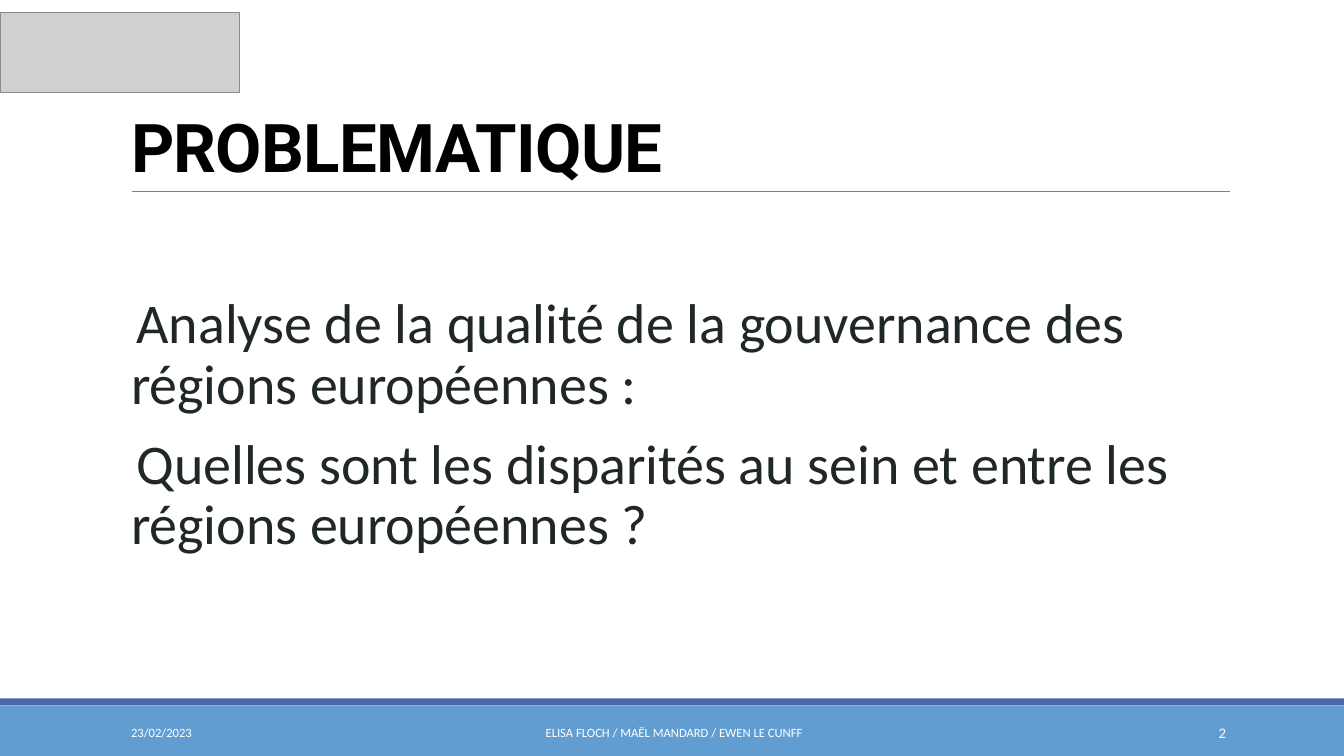
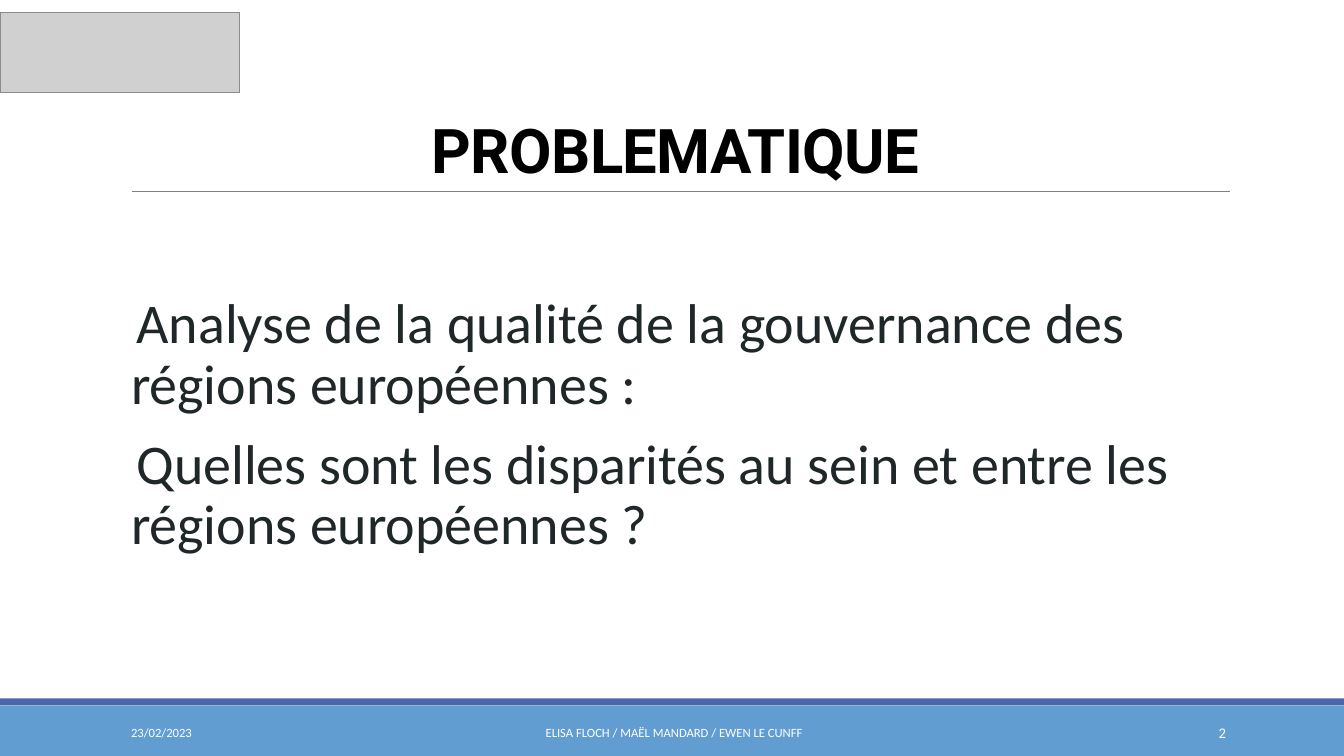
Before and after one commit to elecunff/ProjetEconometrie_Mandard_Floch_LeCunff, a slide deck: slide 2 of Présentation/Présentation_orale.pptx. Drawn at 1344x756 pixels with LibreOffice and Linux fonts; fonts in the diff are those of the drawing; grey boxes stand for pictures. Boxes give left, top, right and bottom in pixels: in the first picture for what was removed or moved away, otherwise in the second. Text is boxed around its words. In the diff, an @@ line names an element or a change of style, - is before the commit and + after.

```diff
--- a/Présentation/Présentation_orale.pptx
+++ b/Présentation/Présentation_orale.pptx
@@ title "PROBLEMATIQUE" at [432,128,919,181]: size 48 to 44 pt; alignment left to centre @@
```
Also in this commit, not shown: 7 other slides changed, 1 slide removed.
